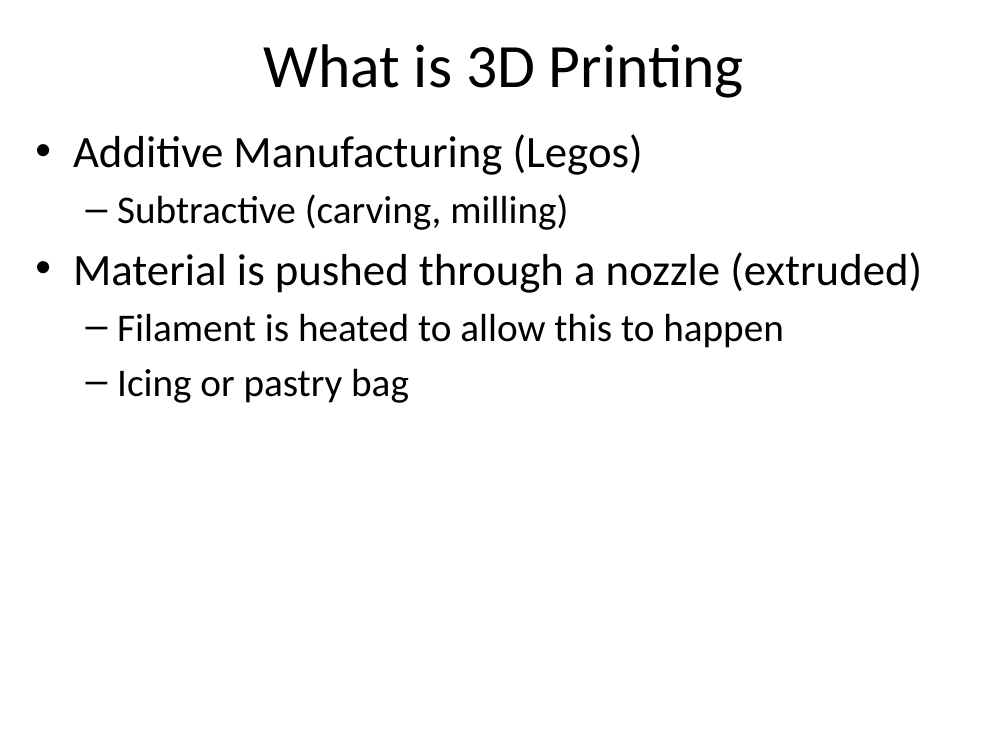
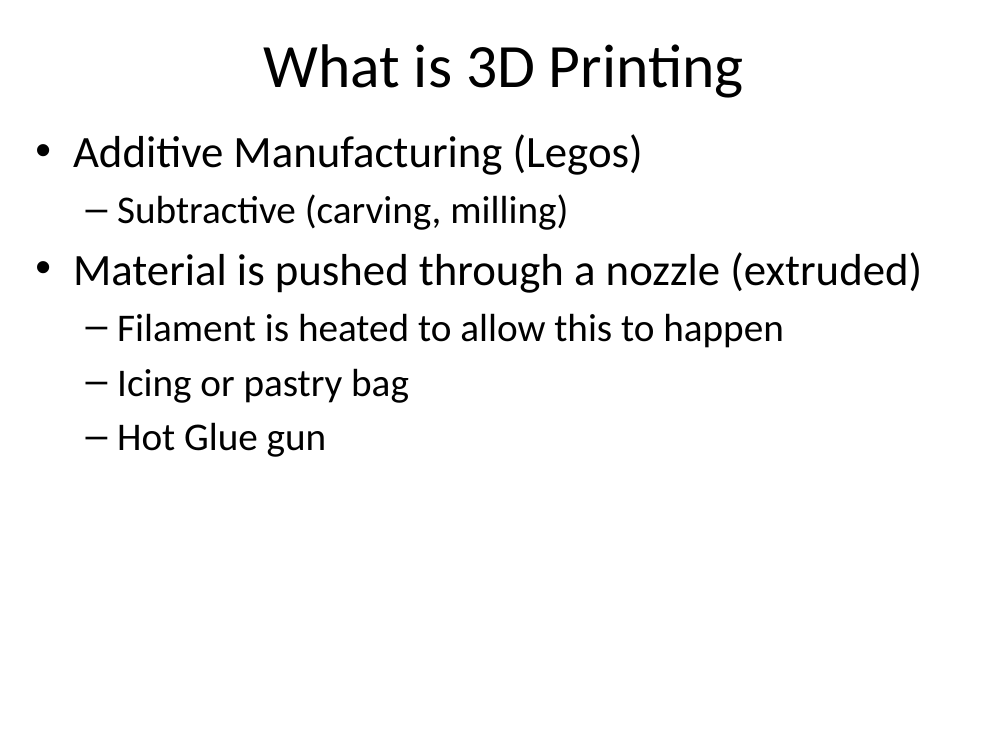
Before and after one commit to dykebert/GDI_3D_Printing_Intro, a slide deck: slide 5 of Introduction to 3D Printing.pptx. Drawn at 1008x756 pixels with LibreOffice and Linux fonts; fonts in the diff are those of the drawing. Boxes give left, top, right and bottom in pixels: in the first picture for what was removed or moved away, otherwise in the second. Text is boxed around its words. In the diff, an @@ line names an element or a change of style, - is before the commit and + after.

```diff
--- a/Introduction to 3D Printing.pptx
+++ b/Introduction to 3D Printing.pptx
@@ text at <box>117,422,327,457</box>: paragraph added @@
+  – Hot Glue gun
```
Also in this commit, not shown: 1 other file.
